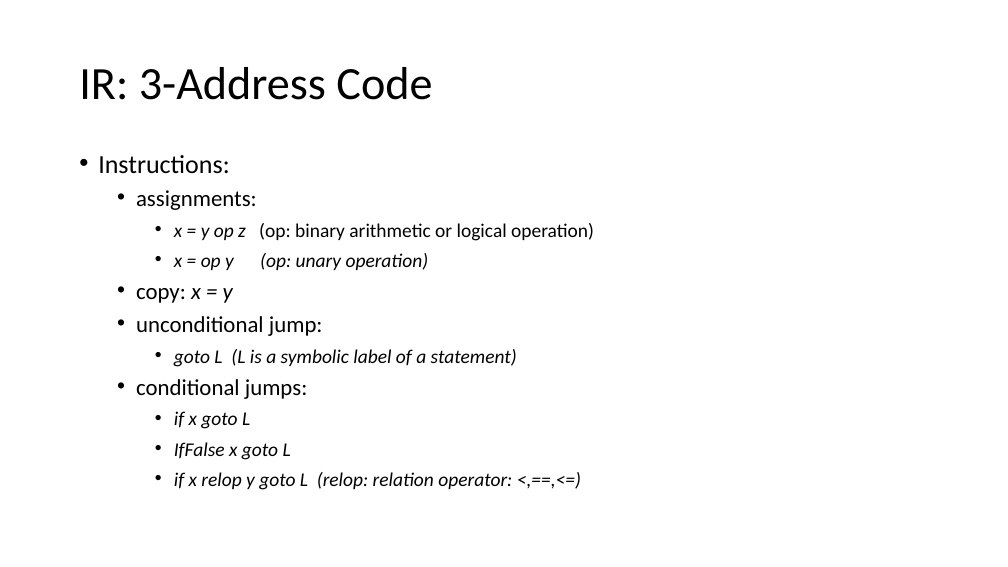
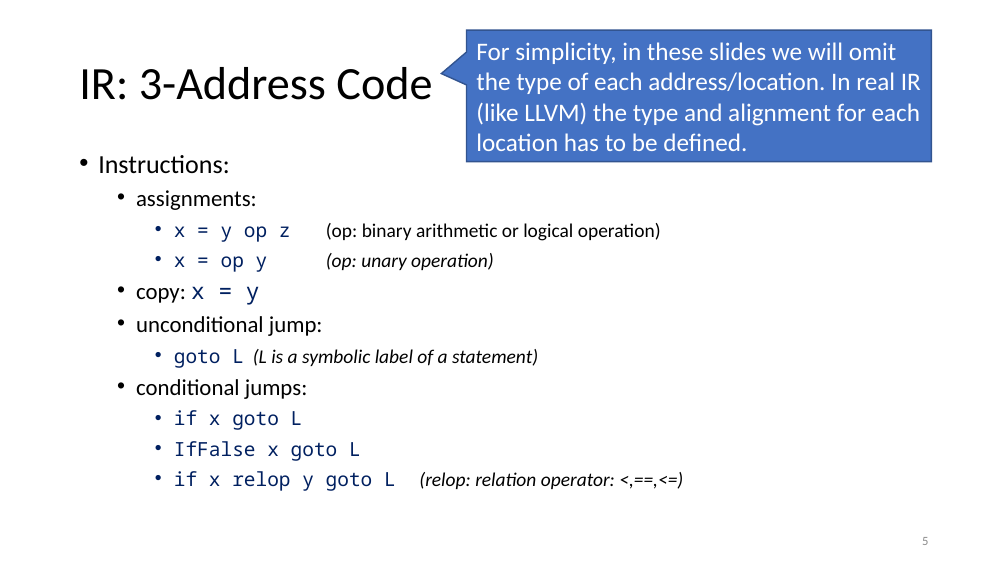
Before and after one commit to anoopsarkar/compilers-class, a slide deck: slide 5 of assets/ppt/codegen/ir.pptx. Drawn at 1008x567 pixels with LibreOffice and Linux fonts; fonts in the diff are those of the drawing. Boxes give left, top, right and bottom in pixels: in the first picture for what was removed or moved away, otherwise in the second. Text is boxed around its words. In the diff, an @@ line names an element or a change of style, - is before the commit and + after.

```diff
--- a/assets/ppt/codegen/ir.pptx
+++ b/assets/ppt/codegen/ir.pptx
@@ speech box added at [467,30,931,161], fill #4472C4, outline #325491 1 pt, 18 pt, text #FFFFFF @@
+For simplicity, in these slides we will omit the type of each address/location. In real IR (like LLVM) the type and alignment for each location has to be defined.
@@ text at [136,223,661,491]: font Calibri to Noto Sans Mono, text colour #000000 to #002060, italic off in "x = y op z", "x = op y", "x = y", "goto L" and 3 more places @@
@@ page number added at [922,537,928,545], 9 pt, text #8C8C8C @@
+5
```
Also in this commit, not shown: 34 other slides changed, 7 slides added, 3 slides removed, 1 other file.
